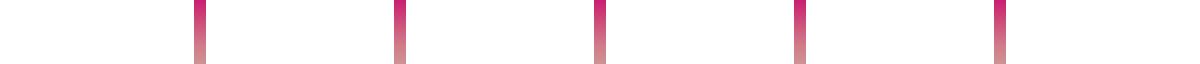
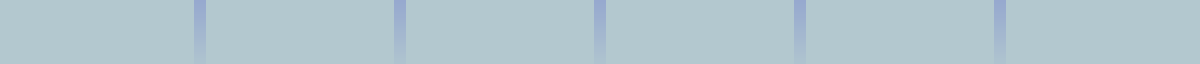
Comparing the layer stacks of the two (1200, 64) images. Changes:
added group "Group 1" with 5 layers above "Layer 6" over left=194, top=0, right=1006, bottom=64
moved "Layer 5" into group "Group 1" over left=994, top=0, right=1006, bottom=64
moved "Layer 4" into group "Group 1" over left=794, top=0, right=806, bottom=64
moved "Layer 3" into group "Group 1" over left=594, top=0, right=606, bottom=64
moved "Layer 2" into group "Group 1" over left=394, top=0, right=406, bottom=64
moved "Layer 1" into group "Group 1" over left=194, top=0, right=206, bottom=64
added layer "Layer 6" above "Layer 0" over left=0, top=0, right=1200, bottom=64
